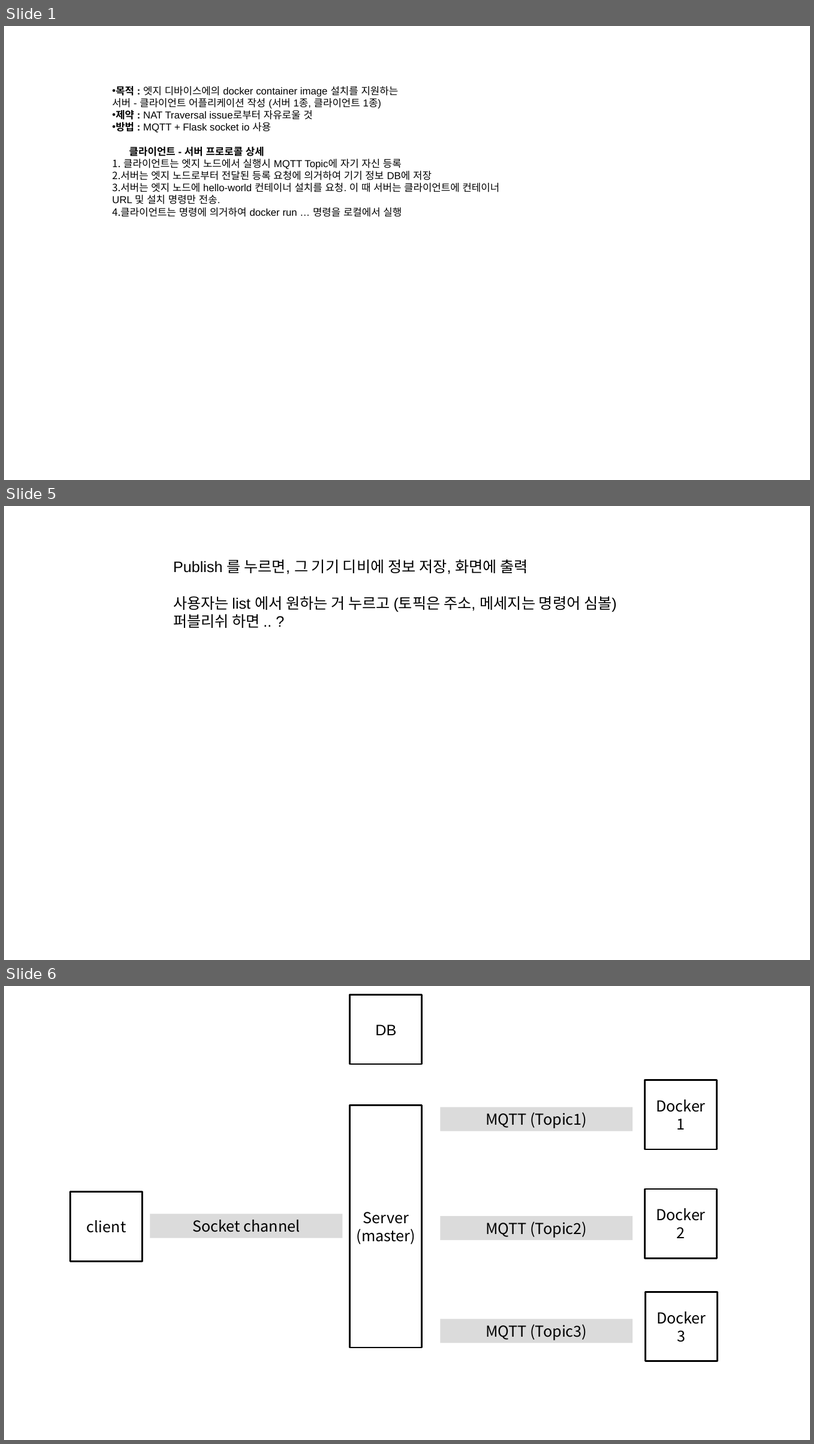
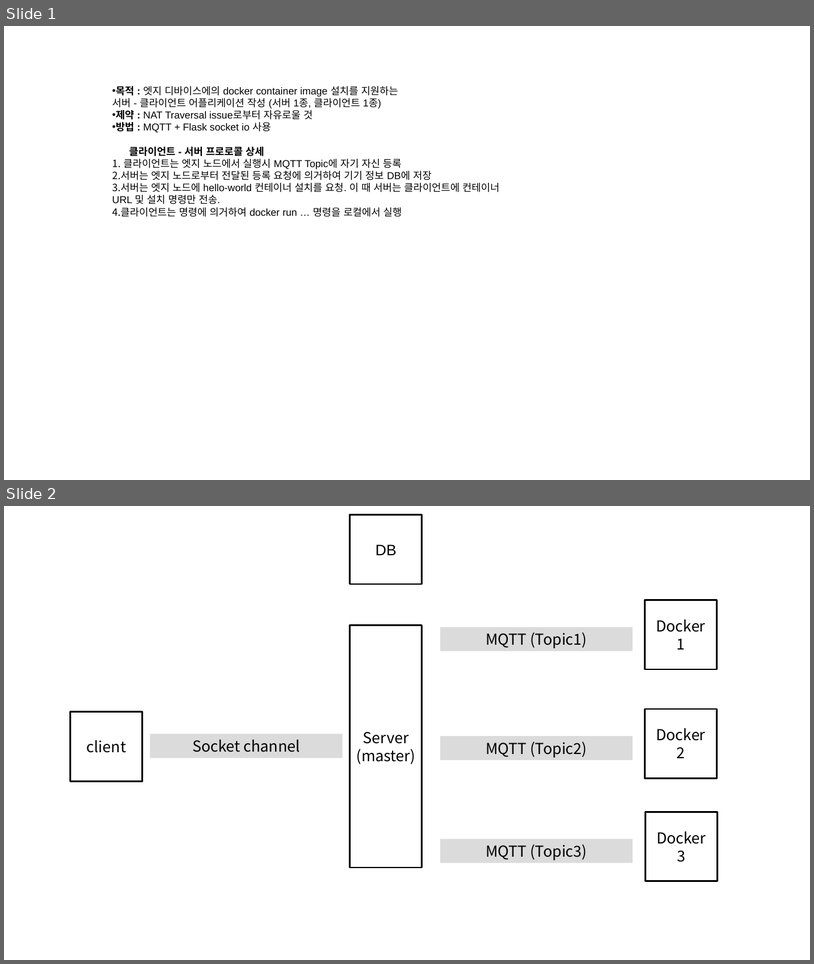
Before and after one commit to Mishuni/ochestration_for_docker, a slide deck: FiveStarts_app.pptx. Shown one above the other, each under a label of ours: slides 1, 5 and 6 before the commit, slides 1 and 2 after it; the slides between them are not shown. The pictures are 814x1444 and 814x964 pixels, drawn with LibreOffice and Linux fonts; fonts in the diff are those of the drawing. Boxes give left, top, right and bottom in pixels: in the first picture for what was removed or moved away, otherwise in the second. Text is boxed around its words. In the diff, an @@ line names an element or a change of style, - is before the commit and + after.

```diff
--- a/FiveStarts_app.pptx
+++ b/FiveStarts_app.pptx
@@ slide 5 removed at bbox=[4, 506, 810, 960], background #FFFFFF @@
@@ text removed at bbox=[173, 559, 617, 628] @@
-Publish 를 누르면, 그 기기 디비에 정보 저장, 화면에 출력
-사용자는 list 에서 원하는 거 누르고 (토픽은 주소, 메세지는 명령어 심볼) 퍼블리쉬 하면 .. ?
@@ what was slide 6 is now slide 2 @@
```
Also in this commit, not shown: 6 other slides removed, 1 other file.
